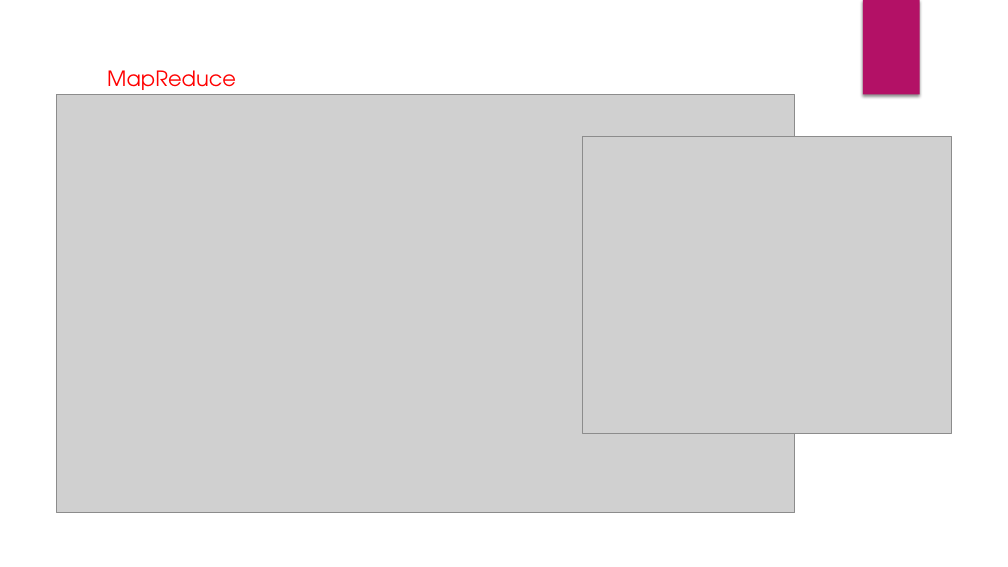
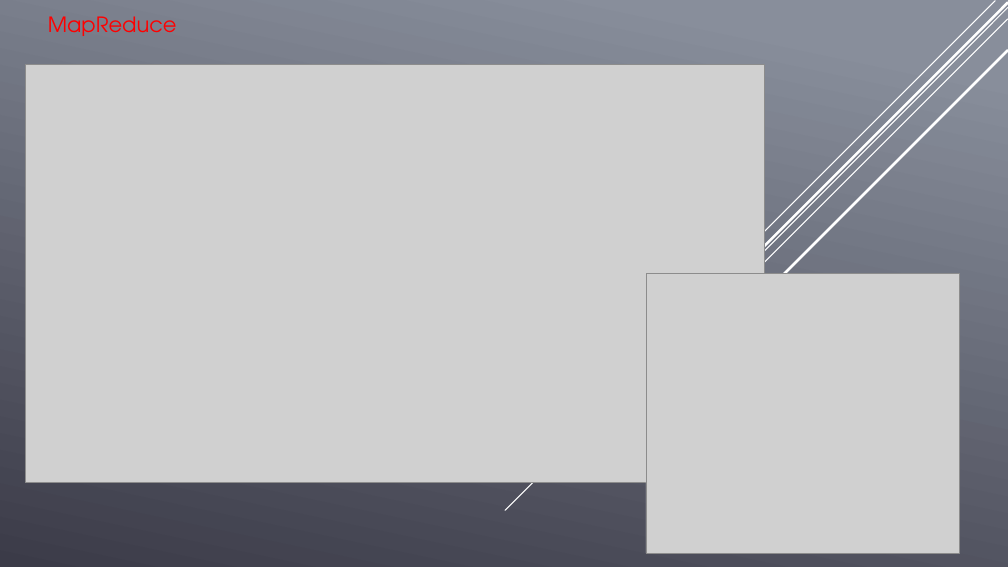
Before and after one commit to lzyprime/spark_homework, a slide deck: slide 3 of HomeWork/hadoop.pptx. Drawn at 1008x567 pixels with LibreOffice and Linux fonts; fonts in the diff are those of the drawing; grey boxes stand for pictures; background and template pictures are left out. Boxes give left, top, right and bottom in pixels: in the first picture for what was removed or moved away, otherwise in the second. Text is boxed around its words. In the diff, an @@ line names an element or a change of style, - is before the commit and + after.

```diff
--- a/HomeWork/hadoop.pptx
+++ b/HomeWork/hadoop.pptx
@@ background picture (left out) to gradient #888E9B to #3C3C49 @@
@@ text "MapReduce" rewrapped from <box>107,70,236,96</box> to <box>48,16,177,36</box> @@
@@ line added from (1008, 8) to (505, 510), #FFFFFF 1 pt @@
@@ line added from (1008, 19) to (598, 429), #FFFFFF 1 pt @@
@@ line added from (1008, 3) to (606, 404), #FFFFFF 2.5 pt @@
@@ line added from (995, 1) to (681, 316), #FFFFFF 1 pt @@
@@ rectangle removed at <box>863,0,920,95</box> @@
@@ line added from (1008, 51) to (649, 410), #FFFFFF 2.5 pt @@
@@ picture: place and size @@
-picture at <box>57,95,796,513</box>
+picture at <box>26,64,765,482</box>
@@ picture: place and size @@
-picture at <box>583,137,952,433</box>
+picture at <box>646,274,960,554</box>
```
Also in this commit, not shown: 8 other slides changed, 12 other files.
